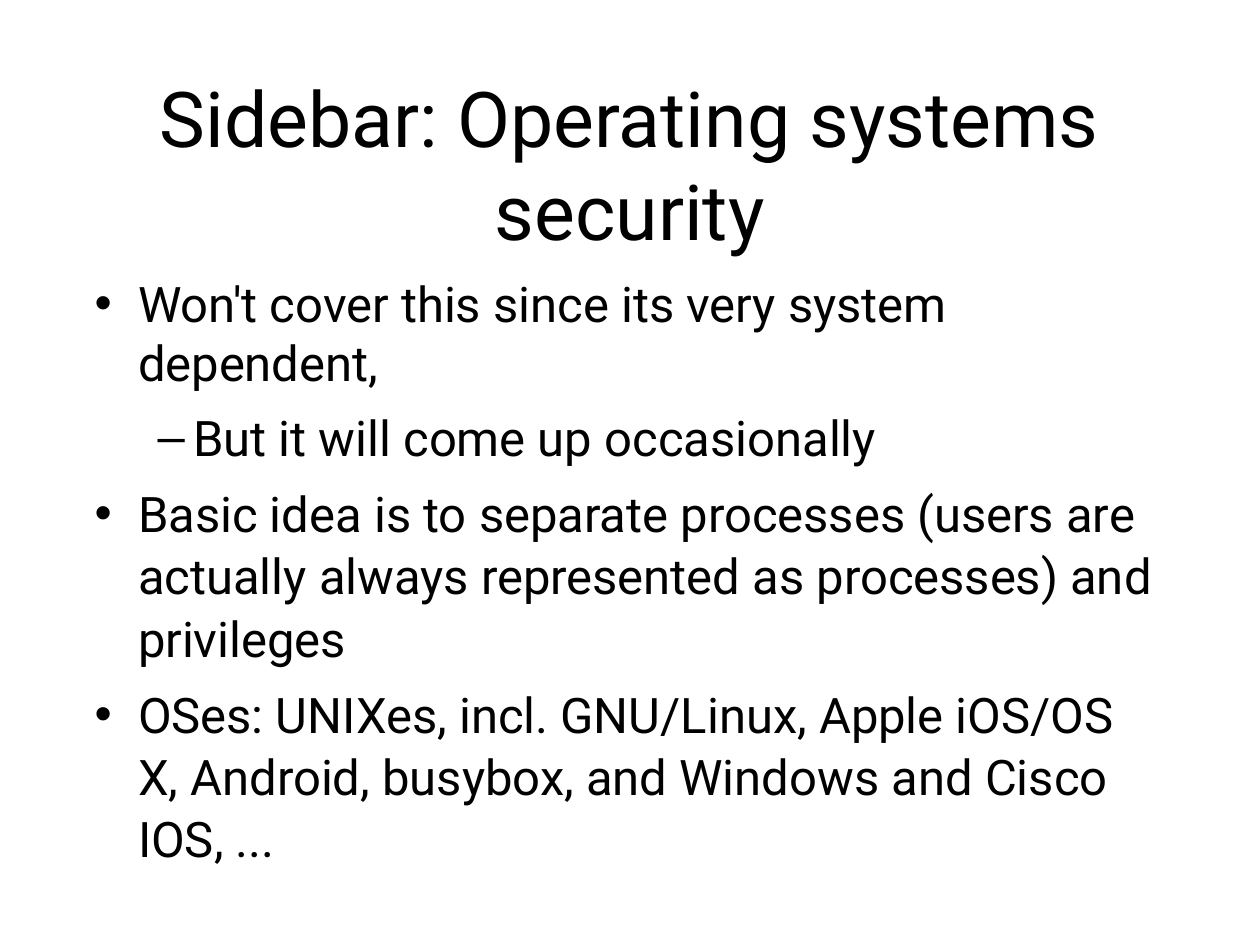
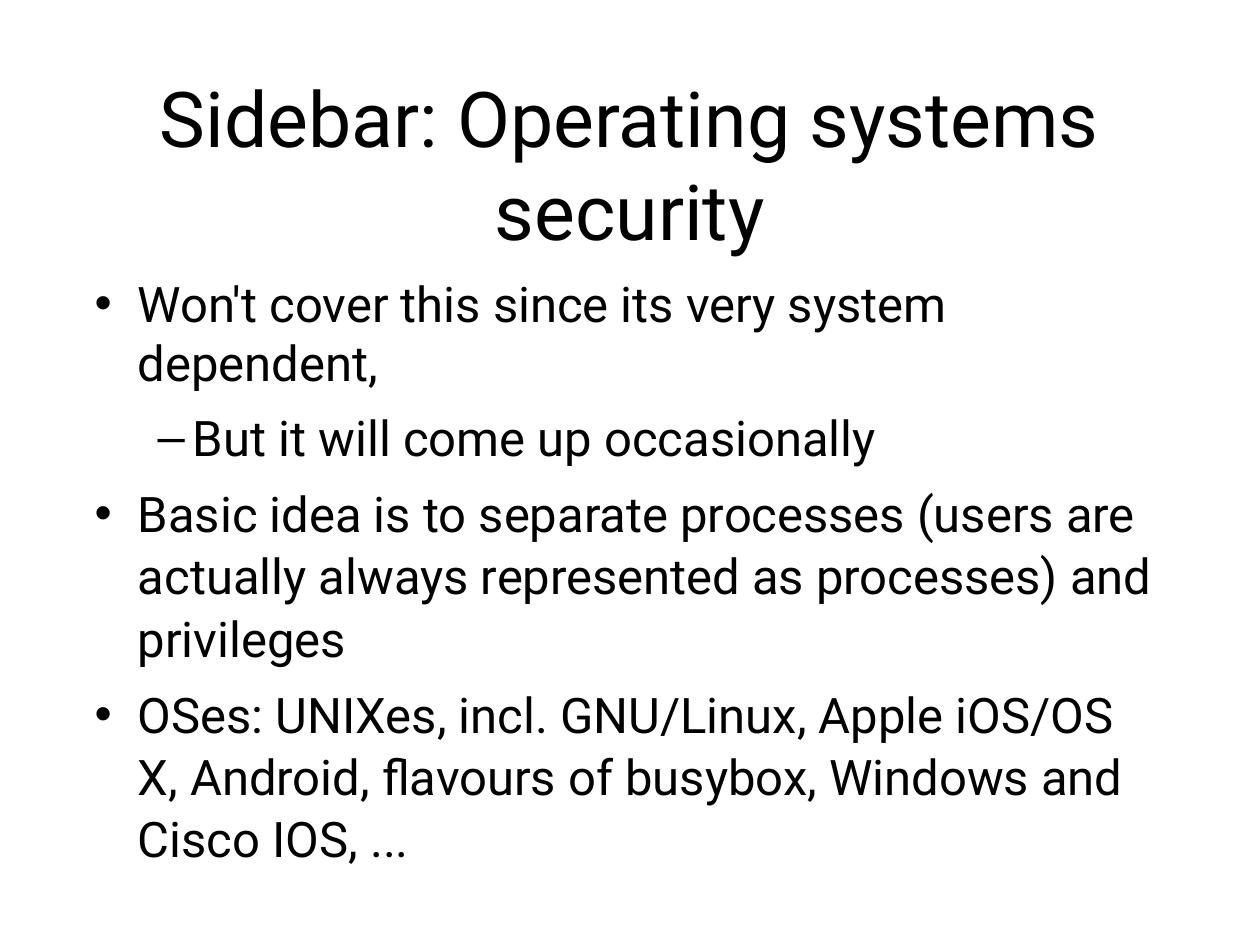
Before and after one commit to sftcd/cs7053, a slide deck: slide 15 of 2016lectures/02-concepts.ppt. Drawn at 1260x945 pixels with LibreOffice and Linux fonts; fonts in the diff are those of the drawing. Boxes give left, top, right and bottom in pixels: in the first picture for what was removed or moved away, otherwise in the second. Text is boxed around its words. In the diff, an @@ line names an element or a change of style, - is before the commit and + after.

```diff
--- a/2016lectures/02-concepts.ppt
+++ b/2016lectures/02-concepts.ppt
@@ text at <box>138,696,1122,864</box>: text changed @@
-• OSes: UNIXes, incl. GNU/Linux, Apple iOS/OS X, Android, busybox, and Windows and Cisco IOS, ...
+• OSes: UNIXes, incl. GNU/Linux, Apple iOS/OS X, Android, flavours of busybox, Windows and Cisco IOS, ...
```
Also in this commit, not shown: 37 other slides changed, 9 other files.
